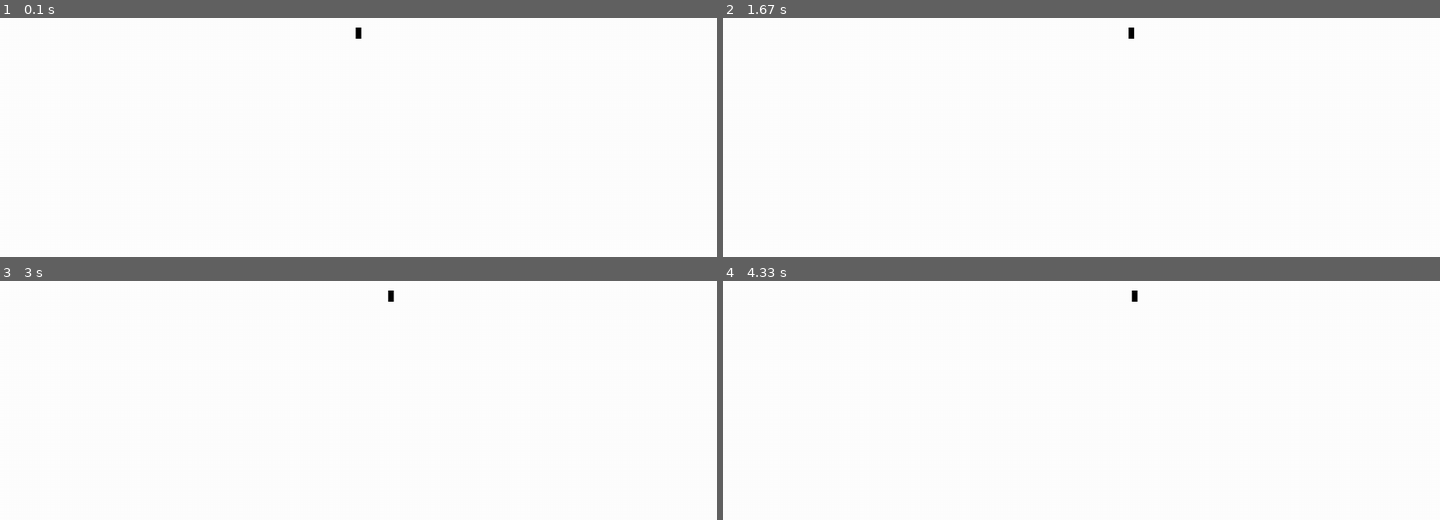
Above: before the commit, frames 1-4 (two rows, left to right).
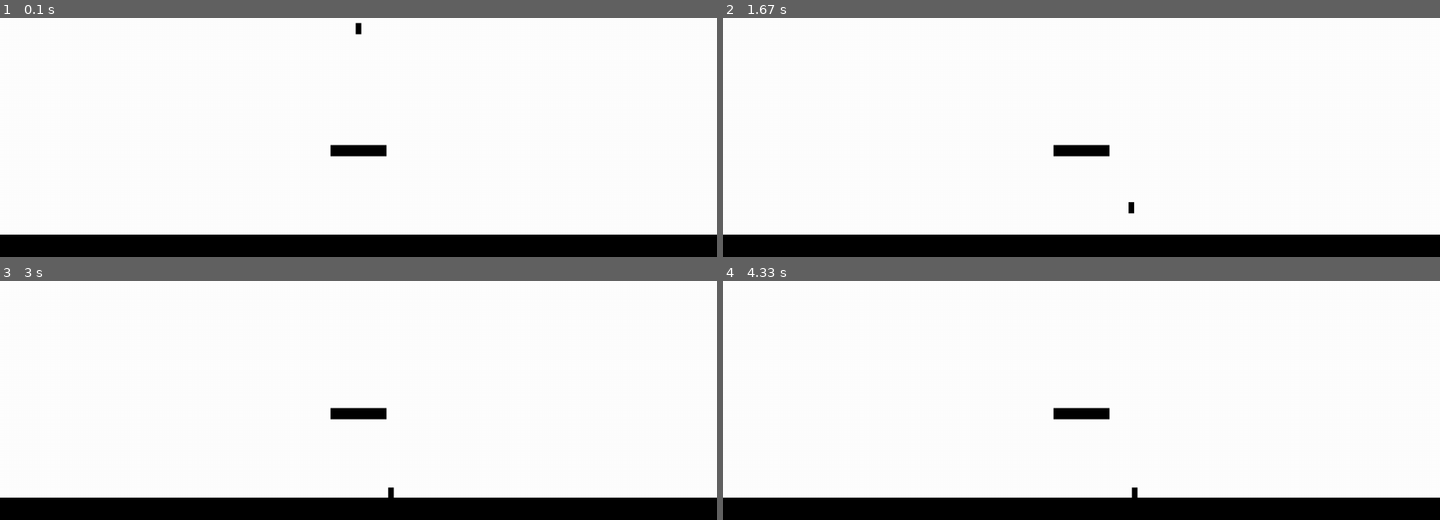
Above: after the commit, the same moments.

Repository: dev-tp/pygame-platformer
Game: pygame game, started from main.py
The game is run twice, just before and just after one commit, with the same random seed, the same clock (stepped at 60 frames per second) and the same inputs.
Inputs:
- Up to frame 1 (0.1 s): no input
- Up to frame 2 (1.67 s): hold Right 0.33-0.8 s; hold Right 0.83-1.3 s; hold Left from 1.33 s (still down)
- Up to frame 3 (3 s): release Left at 1.87 s; hold Left 1.9-2.3 s; hold Right 2.33-2.97 s
- Up to frame 4 (4.33 s): hold Left 3-3.47 s; hold Right 3.5-3.97 s; hold Right from 4 s (still down)

The runs differ from the first frame. In frame 1, 9.8% of the frame differs, in the area x 0-100%, y 2-100%; in frame 2, 9.8%, in the area x 0-100%, y 4-100%; in frame 3, 9.8%; in frame 4, 9.8%.

Commit message:
Add gravity and some platforms

Diff:
--- a/constants.py
+++ b/constants.py
@@ -6,5 +6,6 @@
 
 PLAYER_ACCELERATION = .5
 PLAYER_FRICTION = -.12
+PLAYER_GRAVITY = .5
 
 FRAMES_PER_SECOND = 30
--- a/main.py
+++ b/main.py
@@ -3,6 +3,7 @@
 from pygame.locals import *
 
 from constants import *
+from scaffold import Scaffold as Platform
 from player import Player
 
 
@@ -32,10 +33,21 @@
         pygame.display.flip()
 
     def run(self):
-        player = Player()
+        self.player = Player()
 
         self.all_sprites = pygame.sprite.Group()
-        self.all_sprites.add(player)
+        self.all_sprites.add(self.player)
+
+        self.platforms = pygame.sprite.Group()
+
+        platforms = [
+            Platform(0, SCREEN_HEIGHT - 40, SCREEN_WIDTH, 40),
+            Platform(SCREEN_WIDTH / 2 - 50, SCREEN_HEIGHT * 3 / 4, 100, 20),
+        ]
+
+        for platform in platforms:
+            self.all_sprites.add(platform)
+            self.platforms.add(platform)
 
         while self.is_running:
             self.clock.tick(FRAMES_PER_SECOND)
@@ -45,6 +57,15 @@
 
     def update(self):
         self.all_sprites.update()
+
+        collisions = pygame.sprite.spritecollide(
+            self.player, self.platforms, False)
+
+        if collisions:
+            # Offset one pixel to avoid colliding over and over again with
+            # same object
+            self.player.position.y = collisions[0].rect.top + 1
+            self.player.velocity.y = 0
 
 
 def main():
--- a/player.py
+++ b/player.py
@@ -22,10 +22,10 @@
         self.image.fill(BLACK)
 
         self.rect = self.image.get_rect()
-        self.rect.center = self.position
+        self.rect.midbottom = self.position
 
     def update(self):
-        self.acceleration = Vector(0, 0)
+        self.acceleration = Vector(0, PLAYER_GRAVITY)
 
         pressed_keys = pygame.key.get_pressed()
 
@@ -35,7 +35,7 @@
         if pressed_keys[K_RIGHT]:
             self.acceleration.x = PLAYER_ACCELERATION
 
-        self.acceleration += self.velocity * PLAYER_FRICTION
+        self.acceleration.x += self.velocity.x * PLAYER_FRICTION
         self.velocity += self.acceleration
         self.position += .5 * self.acceleration + self.velocity
 
@@ -45,4 +45,4 @@
         elif self.position.x < 0:
             self.position.x = SCREEN_WIDTH
 
-        self.rect.center = self.position
+        self.rect.midbottom = self.position
--- /dev/null
+++ b/scaffold.py
@@ -0,0 +1,16 @@
+import pygame
+
+from constants import BLACK
+
+
+class Scaffold(pygame.sprite.Sprite):
+
+    def __init__(self, x, y, width, height):
+        super().__init__()
+
+        self.image = pygame.Surface((width, height))
+        self.image.fill(BLACK)
+
+        self.rect = self.image.get_rect()
+        self.rect.x = x
+        self.rect.y = y
